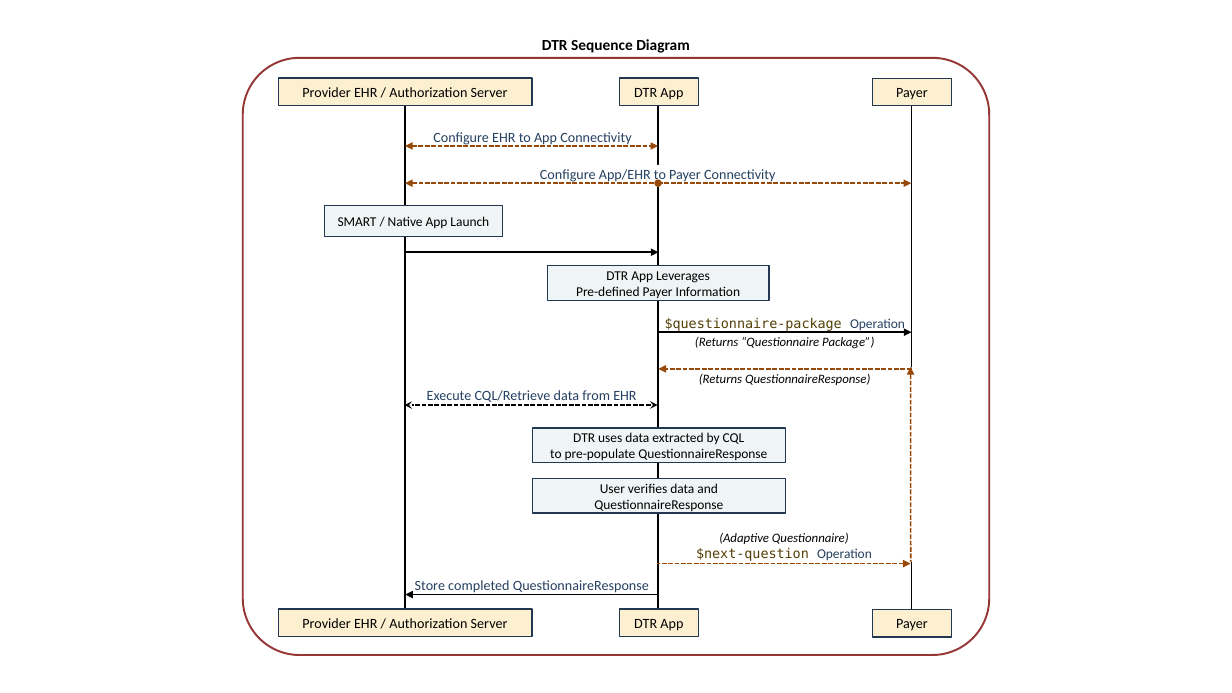
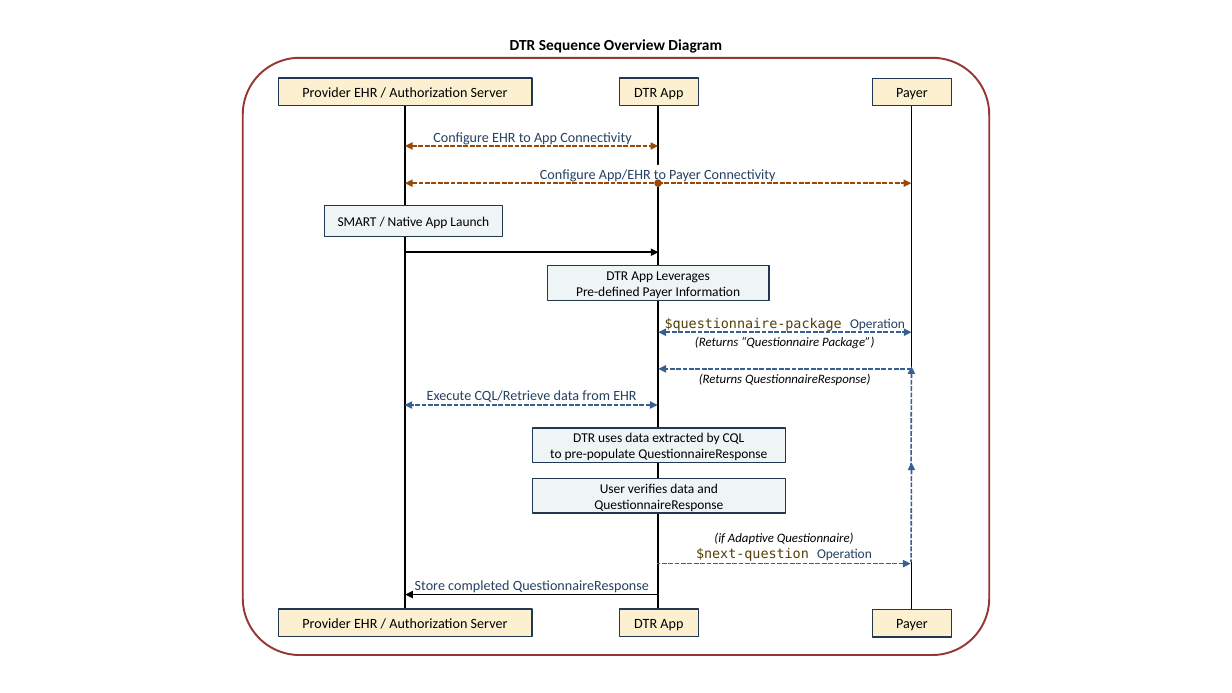
Before and after one commit to HL7/davinci-dtr, a slide deck: slide 2 of input/images-source/CRD_DTR_Flow.pptx. Drawn at 1232x693 pixels with LibreOffice and Linux fonts; fonts in the diff are those of the drawing. Boxes give left, top, right and bottom in pixels: in the first picture for what was removed or moved away, otherwise in the second. Text is boxed around its words. In the diff, an @@ line names an element or a change of style, - is before the commit and + after.

```diff
--- a/input/images-source/CRD_DTR_Flow.pptx
+++ b/input/images-source/CRD_DTR_Flow.pptx
@@ text at (x1=510, y1=39, x2=722, y2=53): text changed @@
-DTR Sequence Diagram
+DTR Sequence Overview Diagram
@@ arrow (659, 333) - (912, 333): arrow to double arrow; stroke #000000 1.25 pt to #376092 1.25 pt dashed @@
@@ arrow (912, 369) - (659, 369): stroke #984807 1.25 pt dashed to #376092 1.25 pt dashed @@
@@ arrow added from (911, 466) to (912, 366), #376092 1.25 pt dashed @@
@@ double arrow (658, 405) - (405, 405): stroke #000000 1.25 pt dashed to #376092 1.25 pt dashed; arrowheads changed @@
@@ arrow moved from (910, 367) - (911, 562) to (912, 463) - (911, 562) @@
@@ arrow (912, 463) - (911, 562): stroke #984807 1.25 pt dashed to #376092 1.25 pt dashed @@
@@ text at (x1=714, y1=533, x2=854, y2=544): text changed @@
-(Adaptive Questionnaire)
+(if Adaptive Questionnaire)
@@ arrow (910, 564) - (658, 564): stroke #984807 1.25 pt dashed to #376092 1.25 pt dashed @@
```
Also in this commit, not shown: 1 slide removed.
